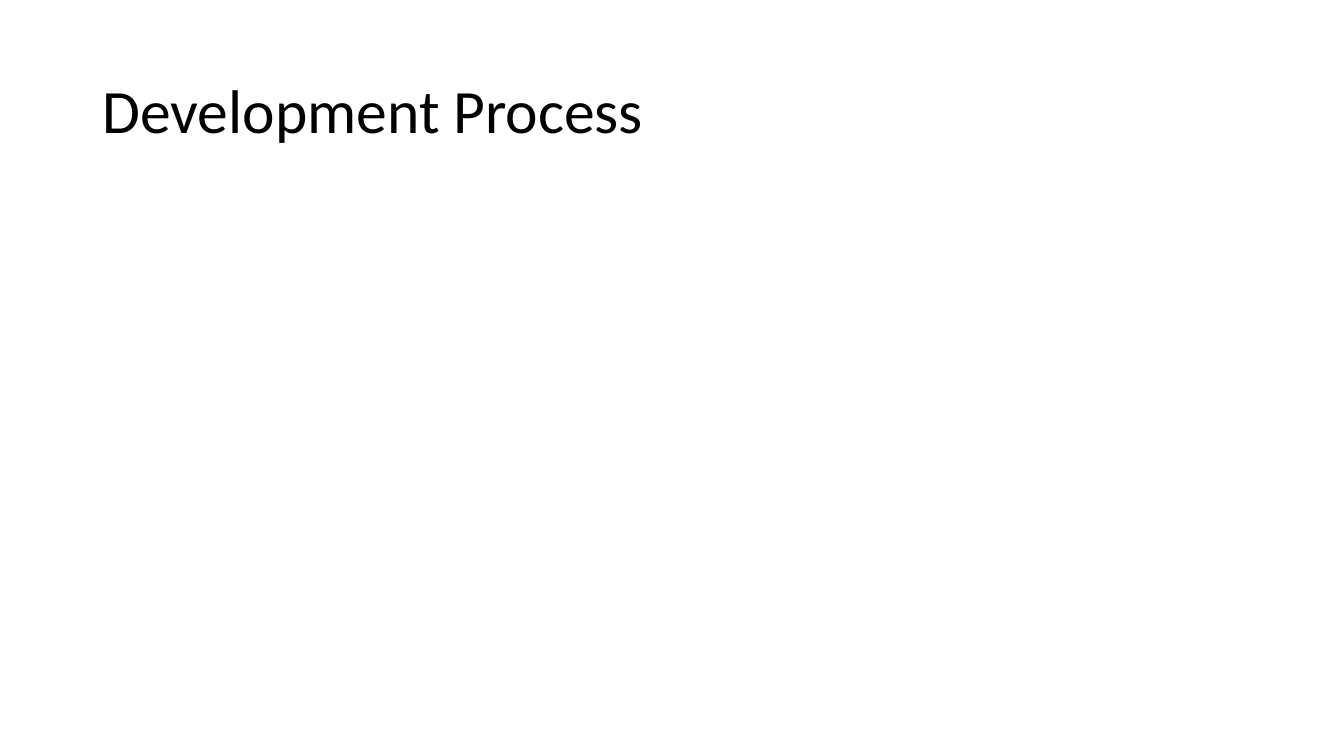
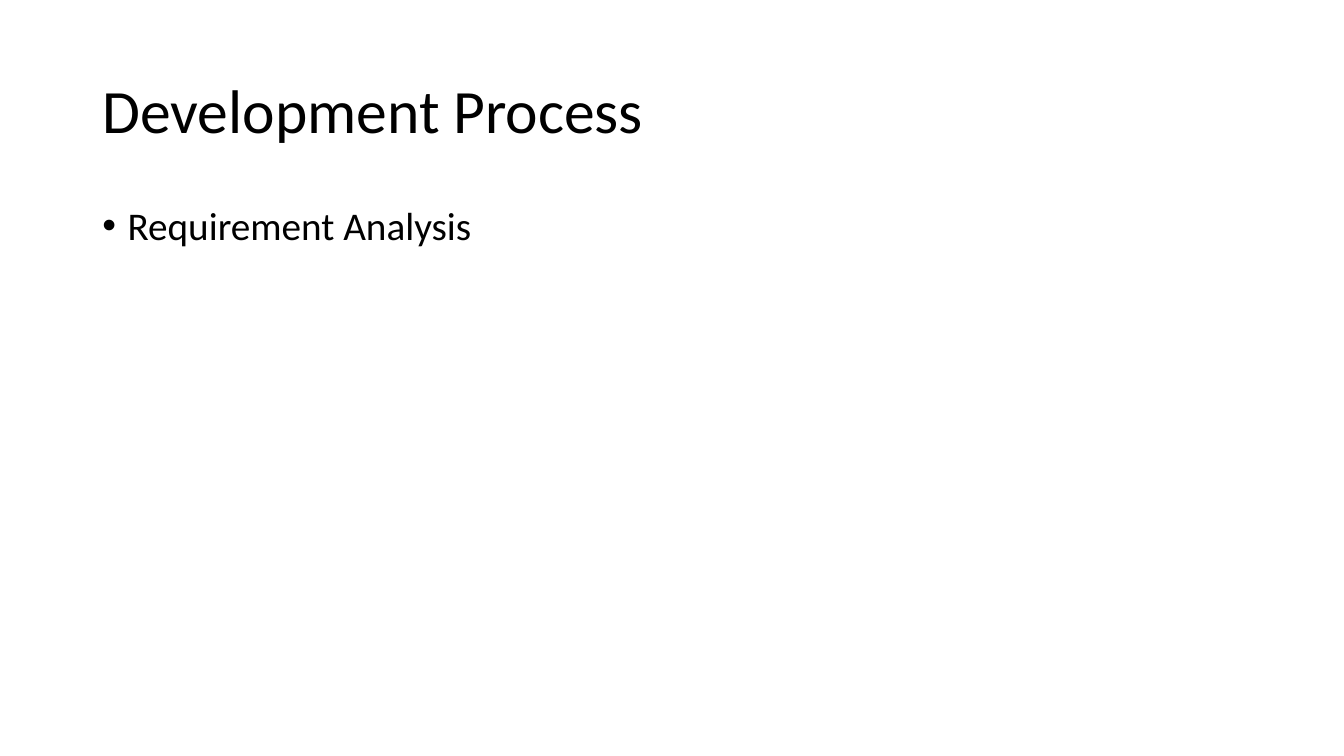
Before and after one commit to hpetre/COEN-6711, a slide deck: slide 5 of Documents/project_proposal.pptx. Drawn at 1344x756 pixels with LibreOffice and Linux fonts; fonts in the diff are those of the drawing. Boxes give left, top, right and bottom in pixels: in the first picture for what was removed or moved away, otherwise in the second. Text is boxed around its words. In the diff, an @@ line names an element or a change of style, - is before the commit and + after.

Commit message:
updated development process slide

```diff
--- a/Documents/project_proposal.pptx
+++ b/Documents/project_proposal.pptx
@@ text added at bbox=[128, 212, 471, 247], 28 pt, text #000000 @@
+• Requirement Analysis
```
